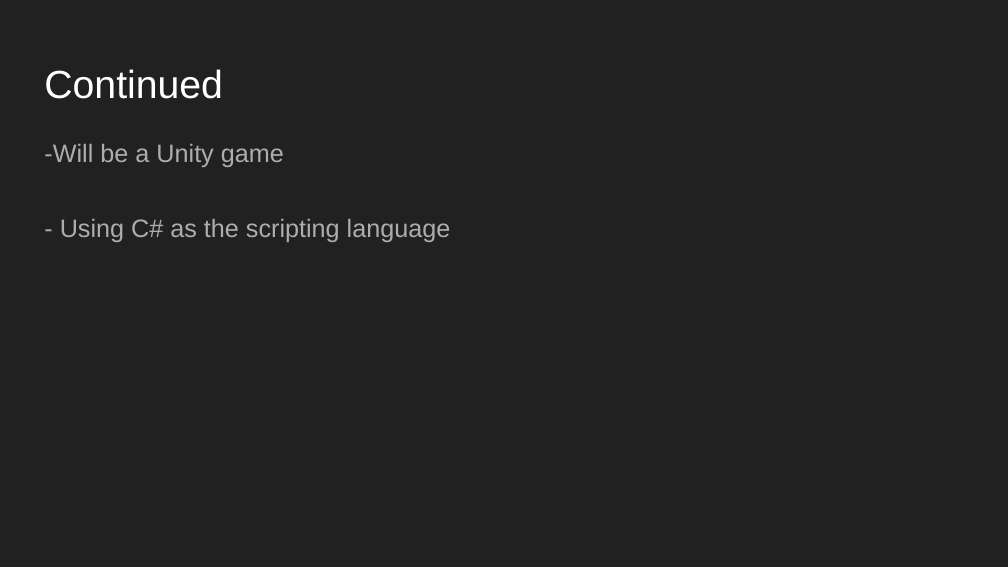
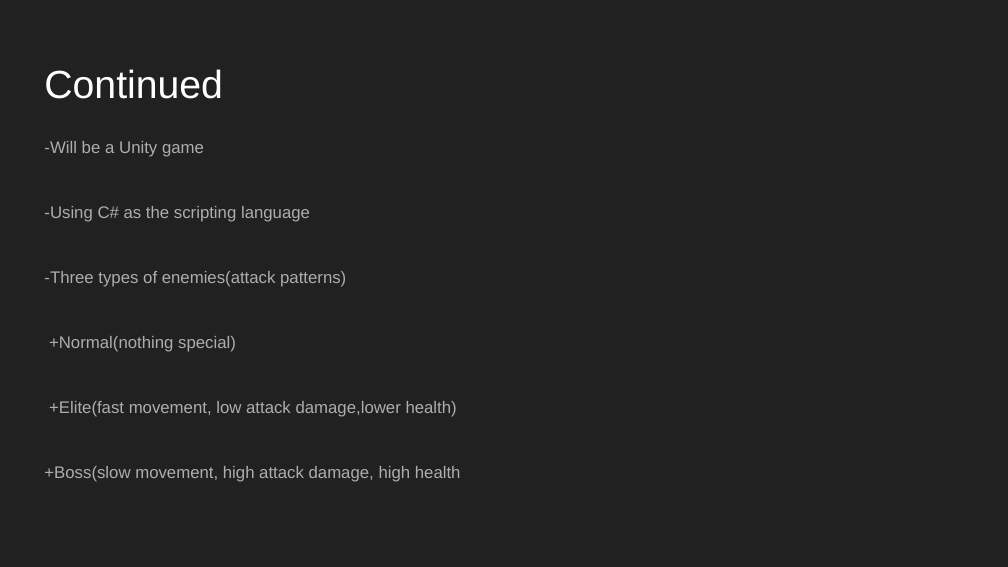
Before and after one commit to kko3/AdaptiveDifficulty, a slide deck: slide 3 of Ai Final persentation.pptx. Drawn at 1008x567 pixels with LibreOffice and Linux fonts; fonts in the diff are those of the drawing. Boxes give left, top, right and bottom in pixels: in the first picture for what was removed or moved away, otherwise in the second. Text is boxed around its words. In the diff, an @@ line names an element or a change of style, - is before the commit and + after.

```diff
--- a/Ai Final persentation.pptx
+++ b/Ai Final persentation.pptx
@@ text at <box>44,141,204,157</box>: size 18 to 12 pt in "-Will be a Unity game" @@
@@ text at <box>44,206,461,482</box>: text changed; size 18 to 12 pt @@
-- Using C# as the scripting language
+-Using C# as the scripting language
+-Three types of enemies(attack patterns)
++Normal(nothing special)
++Elite(fast movement, low attack damage,lower health)
++Boss(slow movement, high attack damage, high health
```
Also in this commit, not shown: 1 slide added.
